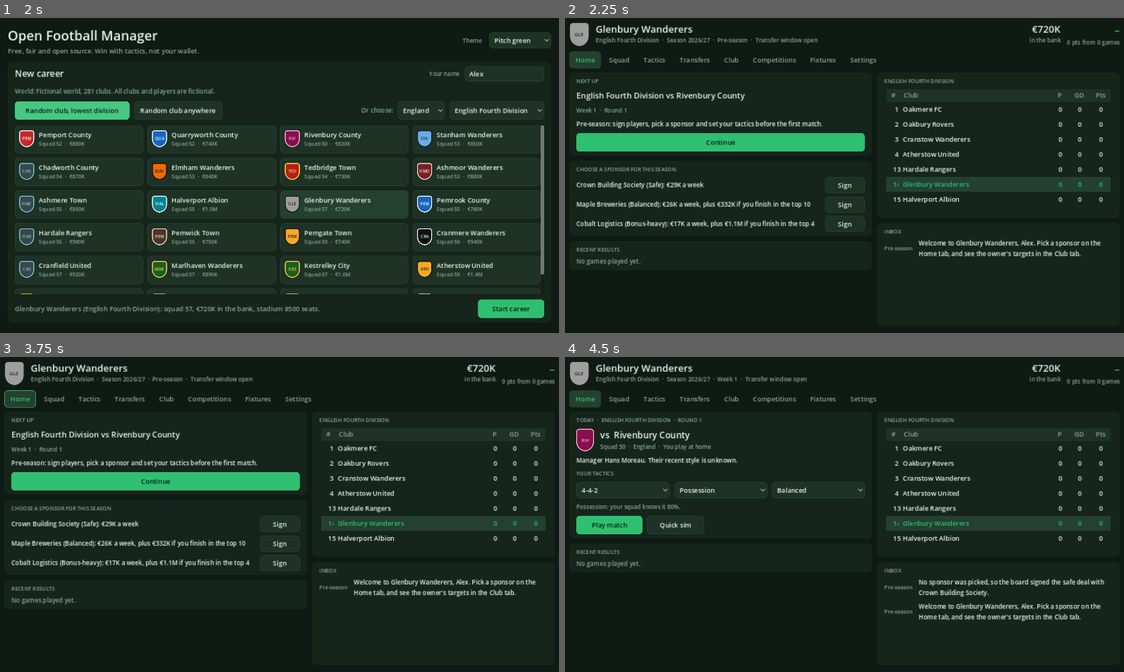
Above: before the commit, frames 1-4 (two rows, left to right).
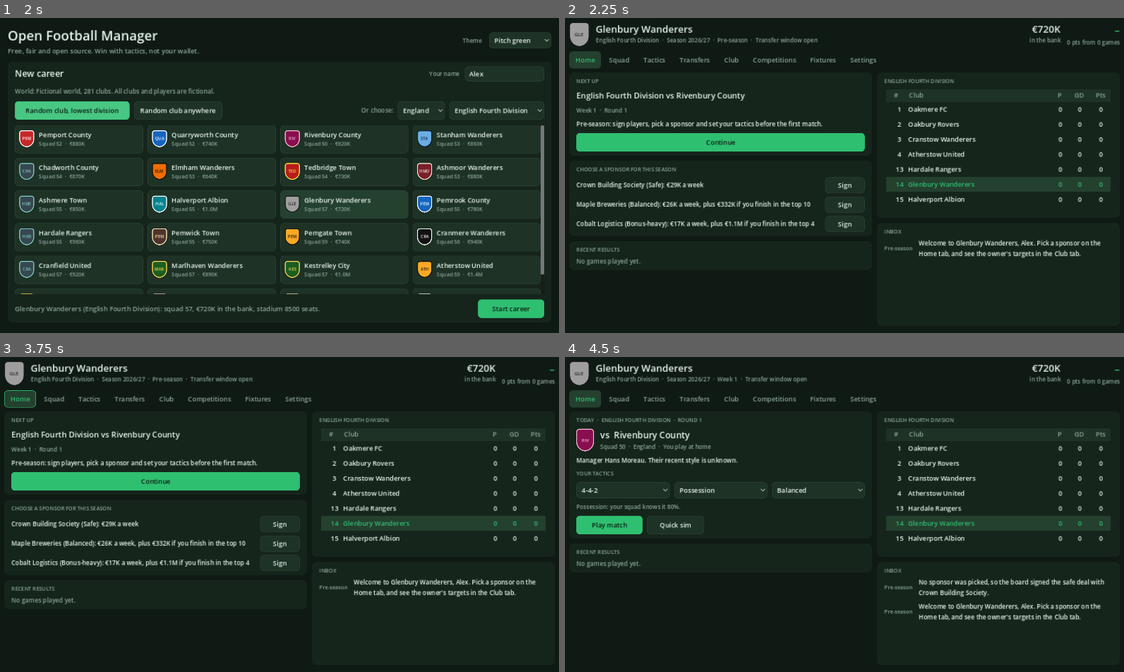
Above: after the commit, the same moments.

Repository: towkirhs/open-football-manager
Game: Godot game, scene res://scenes/main.tscn
The game is run twice, just before and just after one commit, with the same random seed, the same clock (stepped at 60 frames per second) and the same inputs.
Inputs (mouse positions are in pixels of both pictures, inside the frame that each line leads up to):
- Up to frame 1 (2 s): click (503, 74) at 0.52 s; type "Alex" at 0.6 s; click "Random club, lowest division" at 1.25 s
- Up to frame 2 (2.25 s): click "Start career" at 2 s
- Up to frame 3 (3.75 s): click "Club" at 2.75 s; click "Home" at 3.5 s
- Up to frame 4 (4.5 s): click "Continue" at 4.25 s

Frame 1 is identical in both runs. In frame 2, 0.9% of the frame differs, in the area x 58-74%, y 23-59%; in frame 3, 0.9%; in frame 4, 0.9%.

Commit message:
Publish the web build via the gh-pages branch; fix clipped table positions
The Pages deploy step failed because Pages was never enabled for the repository.
The workflow now pushes the exported game to a gh-pages branch instead, so the run
succeeds and Pages only needs to point at that branch once.

Co-Authored-By: Claude Opus 5.5 <noreply@anthropic.com>
Claude-Session: https://claude.ai/code/session_01FpcGxUMN8t3LsDZ7gZhvX2

Diff:
--- a/src/ui/tabs/comps_tab.gd
+++ b/src/ui/tabs/comps_tab.gd
@@ -81,7 +81,7 @@
 	if l.tier > 1:
 		note += "  ·  top %d go up" % _promoted_places(l)
 	left.add_child(W.label(note, 13, "muted"))
-	var t := W.table(["#", "Club", "P", "W", "D", "L", "GF", "GA", "GD", "Pts", "Form"], [34, 0, 40, 40, 40, 40, 44, 44, 48, 48, 80])
+	var t := W.table(["#", "Club", "P", "W", "D", "L", "GF", "GA", "GD", "Pts", "Form"], [46, 0, 40, 40, 40, 40, 44, 44, 48, 48, 80])
 	left.add_child(t)
 	var order: Array = l.standings()
 	var up: int = _promoted_places(l) if l.tier > 1 else 0
--- a/src/ui/tabs/home_tab.gd
+++ b/src/ui/tabs/home_tab.gd
@@ -280,7 +280,7 @@
 	if l == null:
 		return card
 	v.add_child(W.heading(l.name))
-	var t := W.table(["#", "Club", "P", "GD", "Pts"], [34, 0, 40, 48, 48])
+	var t := W.table(["#", "Club", "P", "GD", "Pts"], [46, 0, 40, 48, 48])
 	t.size_flags_vertical = Control.SIZE_FILL
 	t.scroll_vertical_enabled = false
 	v.add_child(t)
Not shown, changed: .github/workflows/web.yml
Not shown, changed: README.md
